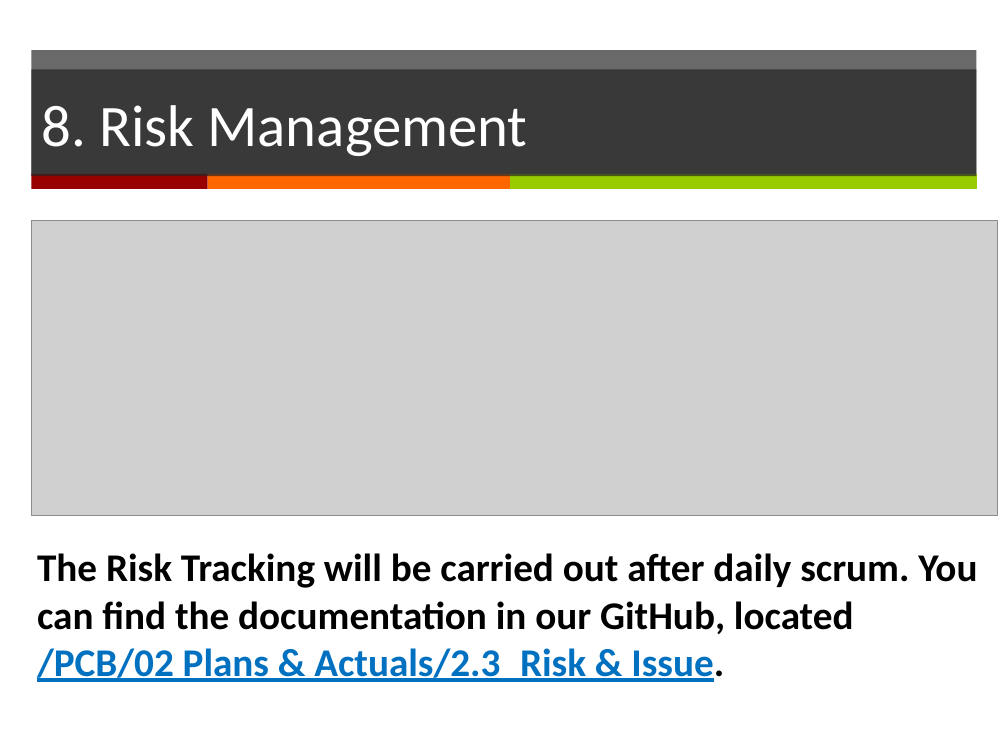
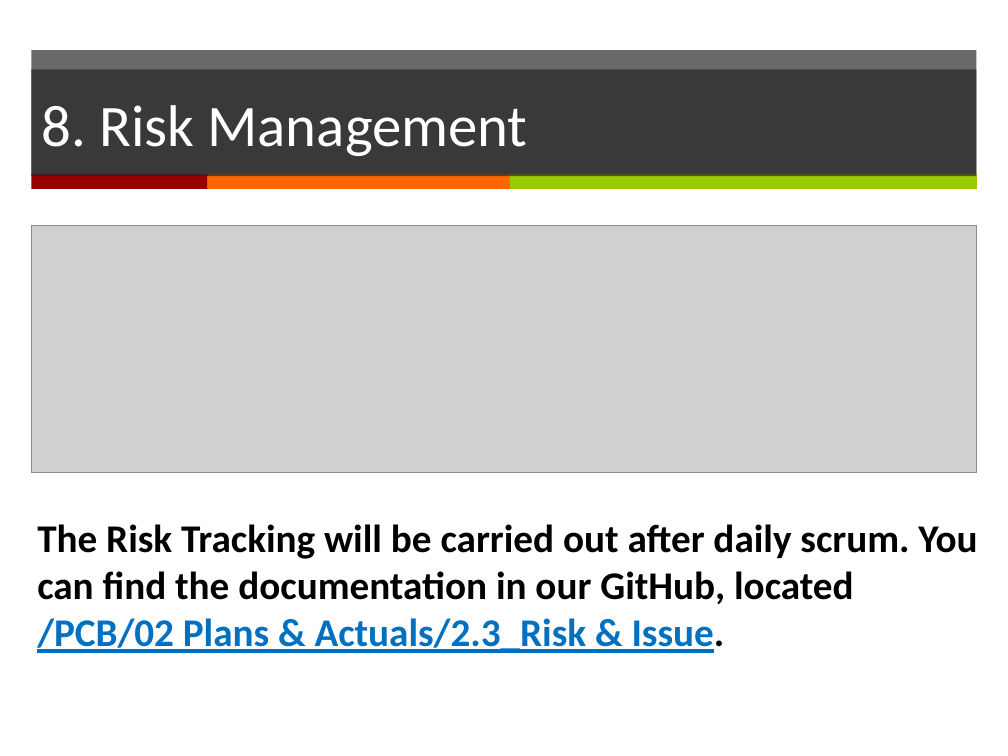
Before and after one commit to yadwinds/761_VEL, a slide deck: slide 23 of PCB/02 Plans & Actuals/2.1_Project Plan/Project Plan_(presentation)v0.1.pptx (slide 15 before the commit). Drawn at 1008x756 pixels with LibreOffice and Linux fonts; fonts in the diff are those of the drawing; grey boxes stand for pictures. Boxes give left, top, right and bottom in pixels: in the first picture for what was removed or moved away, otherwise in the second. Text is boxed around its words. In the diff, an @@ line names an element or a change of style, - is before the commit and + after.

```diff
--- a/PCB/02 Plans & Actuals/2.1_Project Plan/Project Plan_(presentation)v0.1.pptx
+++ b/PCB/02 Plans & Actuals/2.1_Project Plan/Project Plan_(presentation)v0.1.pptx
@@ picture: place and size @@
-picture at bbox=[31, 221, 997, 515]
+picture at bbox=[32, 226, 978, 473]
@@ text "The Risk Tracking will be ...": place and size @@
-text "The Risk Tracking will be ..." at bbox=[37, 553, 977, 682]
+text "The Risk Tracking will be ..." at bbox=[37, 524, 977, 653]
```
Also in this commit, not shown: 4 other slides changed, 8 slides added.
